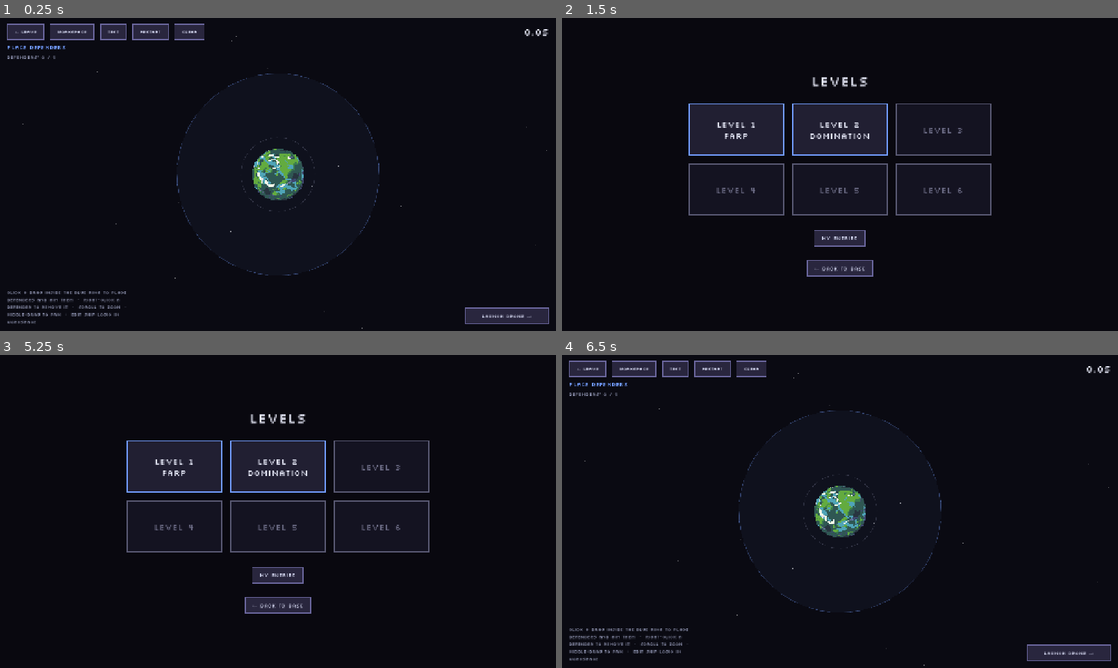
Above: before the commit, frames 1-4 (two rows, left to right).
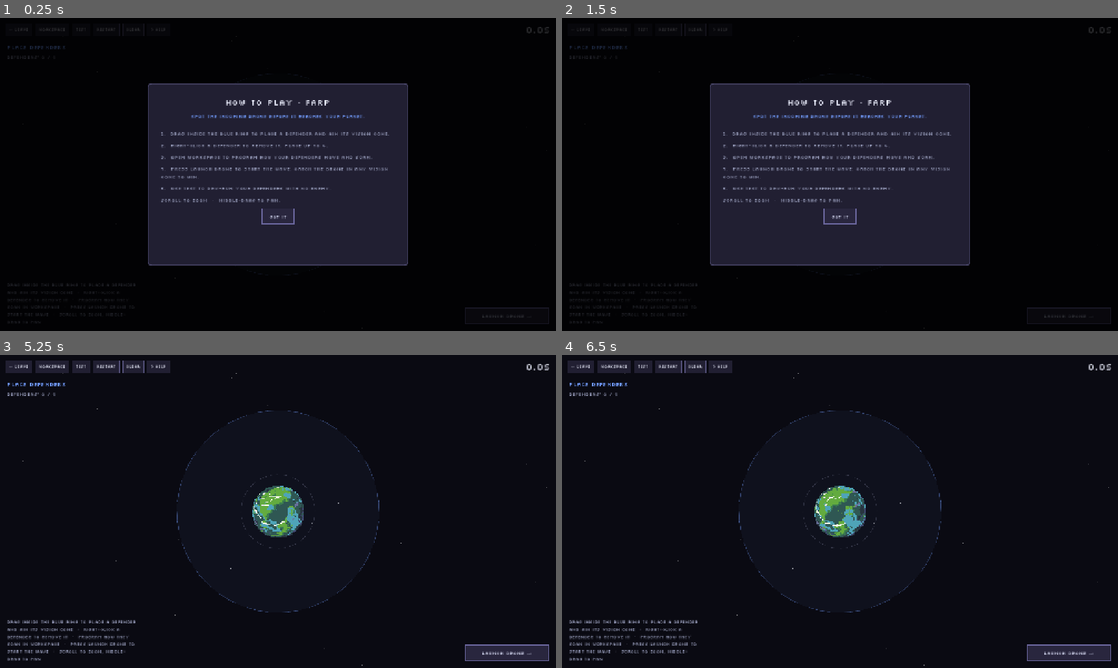
Above: after the commit, the same moments.

Repository: GMU-ASRC/astro-swarm
Game: Godot game, scene res://levels/modes/FARPScene.tscn
The game is run twice, just before and just after one commit, with the same random seed, the same clock (stepped at 60 frames per second) and the same inputs. This scene is started directly instead of the project's main scene.
Inputs (mouse positions are in pixels of both pictures, inside the frame that each line leads up to):
- Up to frame 1 (0.25 s): no input
- Up to frame 2 (1.5 s): click "← LEAVE" at 0.5 s; click (612, 30) at 1.25 s, where only the run after the commit has a clickable "WORKSPACE"
- Up to frame 3 (5.25 s): click (83, 367) at 2 s, where only the run after the commit has a clickable "TEST"; click (105, 367) at 2.75 s, where only the run after the commit has a clickable "RESTART"; click (133, 367) at 3.5 s, where only the run after the commit has a clickable "CLEAR"; click (161, 367) at 4.25 s, where only the run after the commit has a clickable "? HELP"; click (278, 552) at 5 s, where only the run after the commit has a clickable "GOT IT"
- Up to frame 4 (6.5 s): click (734, 467) at 5.75 s, where only the run before the commit has a clickable "LEVEL 1 FARP"

The runs differ from the first frame. In frame 1, 16% of the frame differs, in the area x 1-99%, y 1-100%; in frame 2, 18%, in the area x 1-99%, y 2-96%; in frame 3, 8.9%; in frame 4, 2.9%.

Commit message:
FARP: tutorial, compact buttons, hints, music, clear lockout, persistent setup

Diff:
--- a/autoloads/PlayerData.gd
+++ b/autoloads/PlayerData.gd
@@ -30,6 +30,7 @@
 var ship_blocks: Array = []
 var ship_algorithms: Dictionary = {}
 var game_mode: String = "timed_local"
+var farp_placements: Array = []
 
 var _rng := RandomNumberGenerator.new()
 
@@ -147,6 +148,13 @@
 func set_game_mode(mode: String):
 	game_mode = mode
 	_save()
+
+func set_farp_placements(placements: Array):
+	farp_placements = placements
+	_save()
+
+func get_farp_placements() -> Array:
+	return farp_placements
 
 func reset_game():
 	username = ""
@@ -160,6 +168,7 @@
 	ship_blocks = []
 	ship_algorithms = {}
 	game_mode = "timed_local"
+	farp_placements = []
 	_ensure_planet()
 	_sync_moons()
 	_ensure_ship_program()
@@ -196,6 +205,7 @@
 	cfg.set_value("ship", "blocks", ship_blocks)
 	cfg.set_value("ship", "algorithms", ship_algorithms)
 	cfg.set_value("match", "game_mode", game_mode)
+	cfg.set_value("farp", "placements", farp_placements)
 	cfg.save(SAVE_PATH)
 
 func _load():
@@ -213,3 +223,4 @@
 	ship_blocks = SimulationManager.normalize_to_scripts(cfg.get_value("ship", "blocks", []))
 	ship_algorithms = cfg.get_value("ship", "algorithms", {})
 	game_mode = cfg.get_value("match", "game_mode", "timed_local")
+	farp_placements = cfg.get_value("farp", "placements", [])
--- a/autoloads/PlayerSettings.gd
+++ b/autoloads/PlayerSettings.gd
@@ -207,6 +207,13 @@
 		AudioServer.set_bus_mute(bus_idx, false)
 		AudioServer.set_bus_volume_db(bus_idx, linear_to_db(val / 100.0))
 
+func get_flag(key: String, default_value: bool = false) -> bool:
+	return _cfg.get_value("progress", key, default_value)
+
+func set_flag(key: String, value: bool):
+	_cfg.set_value("progress", key, value)
+	_save()
+
 func _save():
 	if not _loaded:
 		return
--- a/entities/ship/Spaceship.gd
+++ b/entities/ship/Spaceship.gd
@@ -21,6 +21,7 @@
 var team: int = TEAM_PLAYER
 var hp: float = 3.0
 var max_hp: float = 3.0
+var show_health: bool = true
 var arena_size: Vector2 = Vector2(1280, 720)
 var speed_mult: float = 1.0
 var view_distance: float = VIEW_DISTANCE
@@ -470,7 +471,7 @@
 	var back_b := Vector2(-9.0, 7.0) * ss
 	draw_colored_polygon(PackedVector2Array([tip, back_a, back_b]), col)
 	draw_polyline(PackedVector2Array([tip, back_a, back_b, tip]), Color(0.05, 0.05, 0.1, 1.0), 1.5, true)
-	if hp < max_hp:
+	if show_health and hp < max_hp:
 		_draw_hp_bar()
 
 func _draw_hp_bar():
--- a/levels/modes/FARPScene.gd
+++ b/levels/modes/FARPScene.gd
@@ -40,7 +40,11 @@
 const C_GREEN     := Color(0.40, 0.85, 0.45, 1.0)
 const C_BORDER    := Color(0.318, 0.306, 0.463, 1.0)
 
-const PLACE_HINT := "Click + drag inside the blue ring to place defenders and aim them  ·  Right-click a defender to remove it  ·  Scroll to zoom  ·  Middle-drag to pan  ·  Edit ship logic in Workspace"
+const TUTORIAL_FLAG := "farp_tutorial_seen"
+
+const PLACE_HINT := "Drag inside the blue ring to place a defender and aim its vision cone  ·  Right-click a defender to remove it  ·  Program how they scan in WORKSPACE  ·  Press LAUNCH DRONE to start the wave  ·  Scroll to zoom, middle-drag to pan"
+const ACTIVE_HINT := "Your defenders run their workspace program. Catch the drone in a vision cone before it reaches the planet."
+const TEST_HINT := "Defenders run their workspace program with no enemy spawned. Press RESTART to edit placements."
 
 enum Phase { PLACE, ACTIVE, TEST, WIN, LOSE }
 var _phase: Phase = Phase.PLACE
@@ -52,6 +56,7 @@
 
 var _radial: CanvasLayer
 var _radial_target: Node2D = null
+var _music: AudioStreamPlayer = null
 
 static var _persisted_placements: Array = []
 
@@ -72,9 +77,11 @@
 var _count_label: Label
 var _hint_label: Label
 var _launch_btn: Button
+var _clear_btn: Button
 var _result_panel: Control
 var _result_title: Label
 var _result_detail: Label
+var _tutorial_panel: Control
 
 func _ready():
 	get_tree().paused = false
@@ -94,6 +101,7 @@
 
 	_make_bg_stars()
 	_build_planet()
+	_start_music()
 
 	_drag_indicator = DRAG_INDICATOR.instantiate()
 	_drag_indicator.z_index = 8
@@ -117,12 +125,40 @@
 	_restore_placements()
 	queue_redraw()
 
+	if not PlayerSettings.get_flag(TUTORIAL_FLAG):
+		PlayerSettings.set_flag(TUTORIAL_FLAG, true)
+		_show_tutorial()
+
+func _start_music():
+	var stream := load("res://assets/music/domination challenge music.mp3") as AudioStreamMP3
+	if stream == null:
+		return
+	stream.loop = true
+	_music = AudioStreamPlayer.new()
+	_music.stream = stream
+	_music.bus = "Music"
+	add_child(_music)
+	_music.play()
+
 func _restore_placements():
-	for placement in _persisted_placements:
-		var p: Dictionary = placement.duplicate(true)
+	var source: Array = _persisted_placements if not _persisted_placements.is_empty() else _placements_from_disk()
+	for placement in source:
+		var p: Dictionary = {"pos": placement.pos, "rot": placement.rot}
 		_placements.append(p)
 		_spawn_defender(p, false)
 	_update_count()
+
+func _placements_from_disk() -> Array:
+	var out: Array = []
+	for p in PlayerData.get_farp_placements():
+		out.append({"pos": Vector2(p.get("x", 0.0), p.get("y", 0.0)), "rot": p.get("rot", 0.0)})
+	return out
+
+func _save_placements_to_disk():
+	var out: Array = []
+	for placement in _placements:
+		out.append({"x": placement.pos.x, "y": placement.pos.y, "rot": placement.rot})
+	PlayerData.set_farp_placements(out)
 
 func _make_bg_stars():
 	var rng := RandomNumberGenerator.new()
@@ -233,7 +269,7 @@
 	ship.collisions_enabled = false
 	ship.arena_size = ARENA
 	ship.can_fire = false
-	ship.destroyed.connect(_on_defender_destroyed)
+	ship.show_health = false
 	add_child(ship)
 	var cfg: Dictionary = SimulationManager.ship_config_from_scripts(PlayerData.ship_blocks, ship.view_distance, ship.fov_degrees, ship.max_speed, ship.turn_rate, ship.hull_radius)
 	ship.view_distance = cfg.view_distance
@@ -247,9 +283,6 @@
 	ship.set_meta("placement", placement)
 	ship.set_physics_process(running)
 	_defender_ships.append(ship)
-
-func _on_defender_destroyed(ship):
-	_defender_ships.erase(ship)
 
 func _defender_at(world_pos: Vector2) -> Node2D:
 	for ship in _defender_ships:
@@ -304,8 +337,9 @@
 		return
 	_phase = Phase.ACTIVE
 	_launch_btn.visible = false
+	_clear_btn.disabled = true
 	_phase_label.text = "INTERCEPTING..."
-	_hint_label.text = "Your defenders run their workspace program. Stop the drone before it reaches the planet."
+	_hint_label.text = ACTIVE_HINT
 	for ship in _defender_ships:
 		if is_instance_valid(ship):
 			ship.set_physics_process(true)
@@ -318,9 +352,10 @@
 		return
 	_phase = Phase.TEST
 	_launch_btn.visible = false
+	_clear_btn.disabled = true
 	_phase_label.text = "TESTING..."
 	_phase_label.add_theme_color_override("font_color", ACCENT)
-	_hint_label.text = "Defenders run their workspace program. No enemy spawned. Press RESTART to edit placements."
+	_hint_label.text = TEST_HINT
 	for ship in _defender_ships:
 		if is_instance_valid(ship):
 			ship.set_physics_process(true)
@@ -340,6 +375,7 @@
 	_enemy.set_obstacles(Vector2.ZERO, 0.0, Vector2.ZERO, 0.0)
 	_enemy.collisions_enabled = false
 	_enemy.arena_size = ARENA
+	_enemy.show_health = false
 	_enemy.speed_mult = ENEMY_SPEED / 150.0
 	add_child(_enemy)
 	_enemy.global_position = spawn_pos
@@ -396,32 +432,36 @@
 
 	var top := HBoxContainer.new()
 	top.set_anchors_preset(Control.PRESET_TOP_WIDE)
-	top.add_theme_constant_override("separation", 12)
-	top.offset_left = 16
-	top.offset_top = 14
-	top.offset_right = -16
-	top.offset_bottom = 50
+	top.add_theme_constant_override("separation", 6)
+	top.offset_left = 12
+	top.offset_top = 12
+	top.offset_right = -12
+	top.offset_bottom = 40
 	root.add_child(top)
 
-	var leave_btn := _make_btn("← LEAVE", 10)
+	var leave_btn := _make_compact_btn("← LEAVE")
 	leave_btn.pressed.connect(_leave)
 	top.add_child(leave_btn)
 
-	var workspace_btn := _make_btn("WORKSPACE", 10)
+	var workspace_btn := _make_compact_btn("WORKSPACE")
 	workspace_btn.pressed.connect(_open_workspace)
 	top.add_child(workspace_btn)
 
-	var test_btn := _make_btn("TEST", 10)
+	var test_btn := _make_compact_btn("TEST")
 	test_btn.pressed.connect(_test_run)
 	top.add_child(test_btn)
 
-	var restart_btn := _make_btn("RESTART", 10)
+	var restart_btn := _make_compact_btn("RESTART")
 	restart_btn.pressed.connect(_restart)
 	top.add_child(restart_btn)
 
-	var clear_btn := _make_btn("CLEAR", 10)
-	clear_btn.pressed.connect(_clear_defenders)
-	top.add_child(clear_btn)
+	_clear_btn = _make_compact_btn("CLEAR")
+	_clear_btn.pressed.connect(_clear_defenders)
+	top.add_child(_clear_btn)
+
+	var help_btn := _make_compact_btn("? HELP")
+	help_btn.pressed.connect(_show_tutorial)
+	top.add_child(help_btn)
 
 	var sp := Control.new()
 	sp.size_flags_horizontal = Control.SIZE_EXPAND_FILL
@@ -464,6 +504,7 @@
 	root.add_child(_hint_label)
 
 	_build_result_panel(root)
+	_build_tutorial_panel(root)
 
 func _build_result_panel(root: Control):
 	_result_panel = Control.new()
@@ -521,6 +562,79 @@
 	var leave2 := _make_btn("LEVELS", 11)
 	leave2.pressed.connect(_leave)
 	rbtnrow.add_child(leave2)
+
+func _build_tutorial_panel(root: Control):
+	_tutorial_panel = Control.new()
+	_tutorial_panel.set_anchors_preset(Control.PRESET_FULL_RECT)
+	_tutorial_panel.visible = false
+	root.add_child(_tutorial_panel)
+
+	var dim := ColorRect.new()
+	dim.color = Color(0, 0, 0, 0.78)
+	dim.set_anchors_preset(Control.PRESET_FULL_RECT)
+	dim.mouse_filter = Control.MOUSE_FILTER_STOP
+	_tutorial_panel.add_child(dim)
+
+	var card := _panel(Color(0.129, 0.122, 0.196, 1.0), C_BORDER, 2, 8)
+	card.set_anchors_preset(Control.PRESET_CENTER)
+	card.offset_left = -300
+	card.offset_top = -210
+	card.offset_right = 300
+	card.offset_bottom = 210
+	_tutorial_panel.add_child(card)
+
+	var mar := MarginContainer.new()
+	for s in ["left", "right", "top", "bottom"]:
+		mar.add_theme_constant_override("margin_" + s, 28)
+	card.add_child(mar)
+
+	var vb := VBoxContainer.new()
+	vb.add_theme_constant_override("separation", 12)
+	mar.add_child(vb)
+
+	var title := _lbl("HOW TO PLAY · FARP", 20, C_TEXT)
+	title.horizontal_alignment = HORIZONTAL_ALIGNMENT_CENTER
+	vb.add_child(title)
+
+	var subtitle := _lbl("Spot the incoming drone before it reaches your planet.", 11, ACCENT)
+	subtitle.horizontal_alignment = HORIZONTAL_ALIGNMENT_CENTER
+	subtitle.autowrap_mode = TextServer.AUTOWRAP_WORD_SMART
+	vb.add_child(subtitle)
+
+	var sep := ColorRect.new()
+	sep.color = C_BORDER
+	sep.custom_minimum_size = Vector2(0, 1)
+	vb.add_child(sep)
+
+	var steps := [
+		"1.  Drag inside the blue ring to place a defender and aim its vision cone.",
+		"2.  Right-click a defender to remove it. Place up to %d." % MAX_DEFENDERS,
+		"3.  Open WORKSPACE to program how your defenders move and scan.",
+		"4.  Press LAUNCH DRONE to start the wave. Catch the drone in any vision cone to win.",
+		"5.  Use TEST to dry-run your defenders with no enemy.",
+		"Scroll to zoom  ·  Middle-drag to pan.",
+	]
+	for step_text in steps:
+		var l := _lbl(step_text, 11, C_DIM)
+		l.autowrap_mode = TextServer.AUTOWRAP_WORD_SMART
+		l.custom_minimum_size = Vector2(520, 0)
+		vb.add_child(l)
+
+	var btnrow := HBoxContainer.new()
+	btnrow.alignment = BoxContainer.ALIGNMENT_CENTER
+	vb.add_child(btnrow)
+
+	var got_it := _make_btn("GOT IT", 11)
+	got_it.pressed.connect(_hide_tutorial)
+	btnrow.add_child(got_it)
+
+func _show_tutorial():
+	if _tutorial_panel != null:
+		_tutorial_panel.visible = true
+
+func _hide_tutorial():
+	if _tutorial_panel != null:
+		_tutorial_panel.visible = false
 
 func _update_count():
 	_count_label.text = "DEFENDERS: %d / %d" % [_placements.size(), MAX_DEFENDERS]
@@ -545,6 +659,7 @@
 	_phase_label.add_theme_color_override("font_color", ACCENT)
 	_hint_label.text = PLACE_HINT
 	_launch_btn.visible = true
+	_clear_btn.disabled = false
 	_result_panel.visible = false
 	for placement in _placements:
 		_spawn_defender(placement, false)
@@ -552,7 +667,10 @@
 	queue_redraw()
 
 func _leave():
+	_save_placements_to_disk()
 	_persisted_placements = []
+	if is_instance_valid(_music):
+		_music.stop()
 	get_tree().change_scene_to_file("res://levels/menus/LevelsScene.tscn")
 
 func _draw():
@@ -609,6 +727,33 @@
 	b.add_theme_font_size_override("font_size", size)
 	b.focus_mode = Control.FOCUS_NONE
 	return b
+
+func _make_compact_btn(text: String) -> Button:
+	var b := Button.new()
+	b.text = text
+	b.add_theme_font_override("font", FONT_REG)
+	b.add_theme_font_size_override("font_size", 9)
+	b.focus_mode = Control.FOCUS_NONE
+	b.add_theme_stylebox_override("normal", _compact_btn_style(Color(0.129, 0.122, 0.196, 1.0), C_BORDER))
+	b.add_theme_stylebox_override("hover", _compact_btn_style(Color(0.18, 0.17, 0.27, 1.0), ACCENT))
+	b.add_theme_stylebox_override("pressed", _compact_btn_style(Color(0.1, 0.095, 0.155, 1.0), ACCENT))
+	b.add_theme_stylebox_override("focus", _compact_btn_style(Color(0.129, 0.122, 0.196, 1.0), C_BORDER))
+	b.add_theme_color_override("font_color", C_TEXT)
+	b.add_theme_color_override("font_hover_color", C_TEXT)
+	b.add_theme_color_override("font_pressed_color", ACCENT)
+	return b
+
+func _compact_btn_style(bg: Color, border: Color) -> StyleBoxFlat:
+	var style := StyleBoxFlat.new()
+	style.bg_color = bg
+	style.border_color = border
+	style.set_border_width_all(1)
+	style.set_corner_radius_all(0)
+	style.content_margin_left = 9
+	style.content_margin_right = 9
+	style.content_margin_top = 5
+	style.content_margin_bottom = 5
+	return style
 
 func _panel(bg: Color, border: Color, bw: int, radius: int) -> PanelContainer:
 	var pc := PanelContainer.new()
